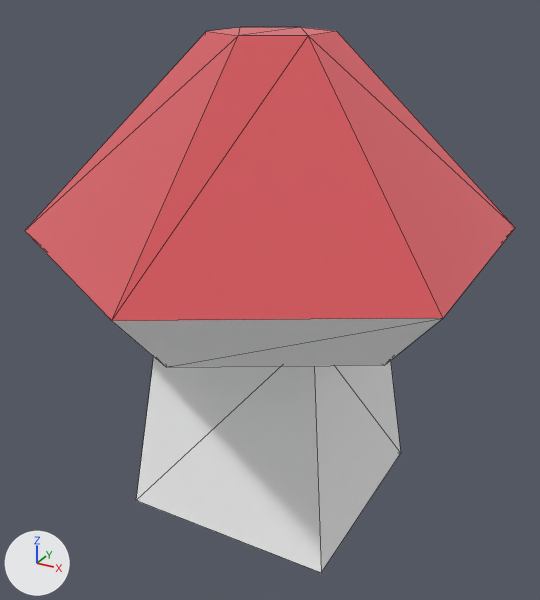
What one commit did to the glTF model packs/nature-kit/mushroom-red.glb.
Both versions are drawn from a 50 mm camera at (0.141, -0.262, 0.173) aimed at (0.002, -0.007, 0.046). The lights are fixed; the arrows at lower left show +X, +Y and +Z. The picture after the commit comes second. Mesh edges are drawn as thin lines. Where no turn or scale is listed for an object, it has been applied to the vertices.

Objects in the first picture: 'mushroom_red'.
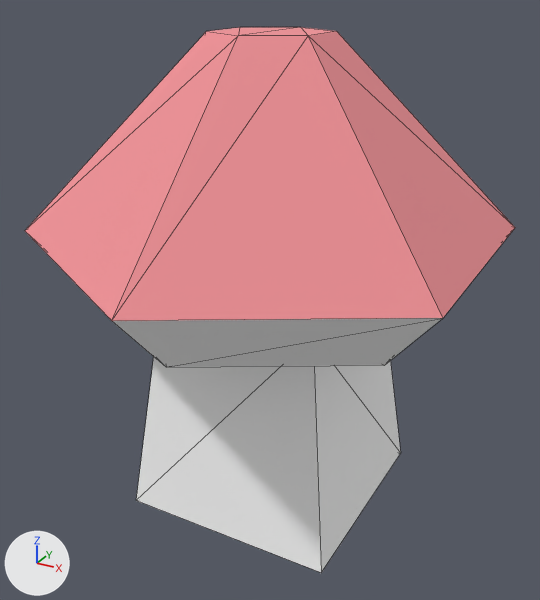
What differs and where, as boxes [x1, y1, x2, y2] in the pictures (540 x 600 px):
'mushroom_red', surface changed (lighter): [25, 27, 515, 323] in both

The change, as a list of edits to the scene's bpy script:
```text
Change mat_colorred:
    mat_colorred.metallic: 1.0 -> 0.0
Remove ob_tmpparent:
    ob_tmpparent = bpy.data.objects.new('tmpParent', None)
    ob_tmpparent.location = (0.0, 0.0, 0.0)
```
